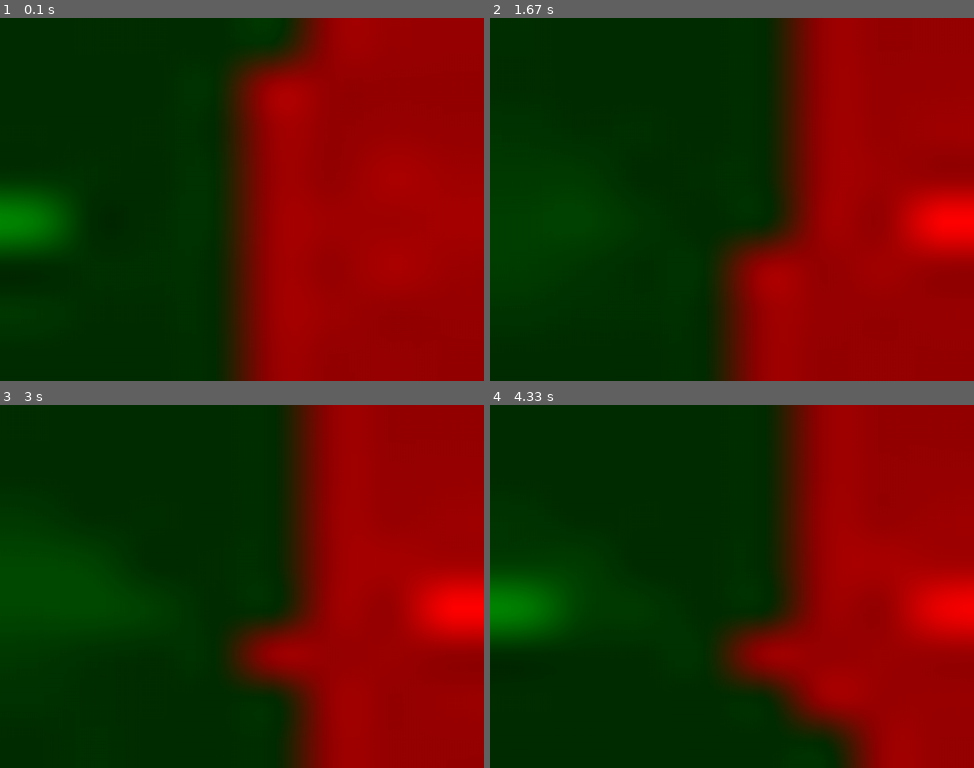
Above: before the commit, frames 1-4 (two rows, left to right).
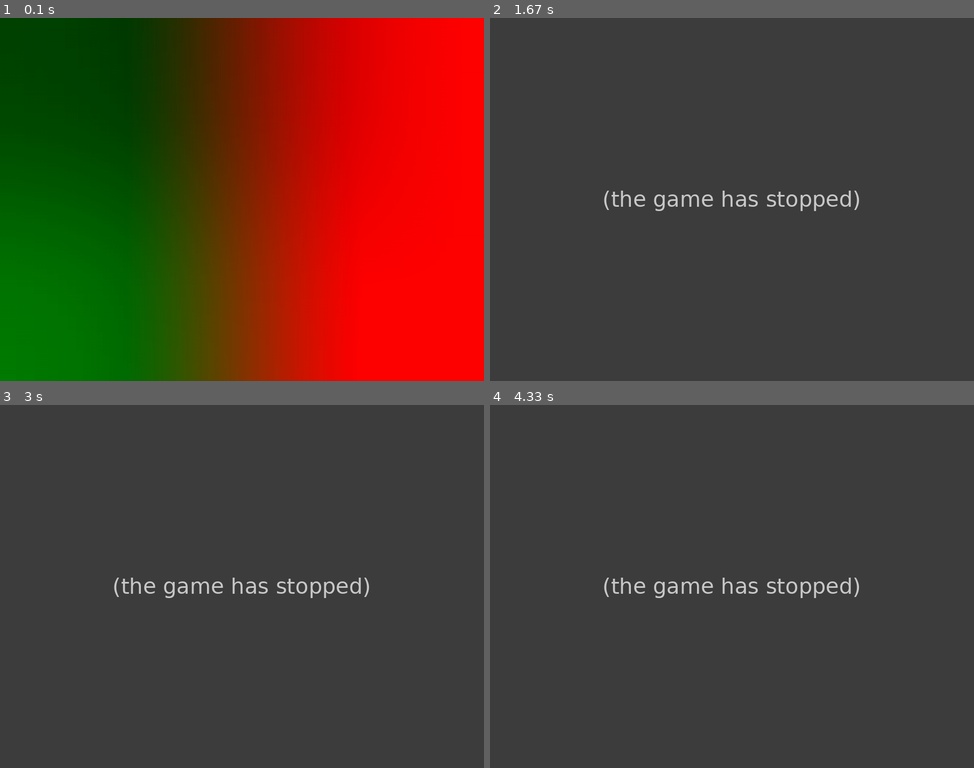
Above: after the commit, the same moments.

Repository: atlefk14/AandA
Game: pygame game, started from Pygame.py
Same seed, same stepped clock (60 frames per second), same inputs: the game is played once before the commit and once after it.
Inputs:
- Up to frame 1 (0.1 s): no input
- Up to frame 2 (1.67 s): no input
- Up to frame 3 (3 s): no input
- Up to frame 4 (4.33 s): no input

The runs differ from the first frame. In frame 1, 85% of the frame differs, in the area x 0-100%, y 0-100%; in frame 2, 100%; in frame 3, 100%; in frame 4, 100%.
After the commit the program exited at 0.65 s; later frames show no game.

Commit message:
minor changes

Diff:
--- a/Pygame.py
+++ b/Pygame.py
@@ -76,7 +76,7 @@
 
 
 def without_pauses():
-    x, y = 8, 8
+    x, y = 2, 2
 
     Germany = Nations.Nation(name='Germany', human=False)
     Russia = Nations.Nation(name='Russia', human=False, difficulty="Easy")
@@ -89,9 +89,11 @@
     width, height = 1024, 768
     screen = pygame.display.set_mode((width, height))
     i = 0
+    import time
     while True:
         game.bot()
-        if i % 10:
+        if game.winnerwinnerchickendinner():
+            print(game.turn)
             screen.fill(0)
             data = translate_to_array(game.map.board, x, y, game)
             img = Image.fromarray(data, 'RGB')
@@ -99,6 +101,18 @@
             img = pygame.surfarray.make_surface(np.array(img))
             screen.blit(pygame.transform.rotate(img, 90), (0, 0))
             pygame.display.flip()
+            pygame.time.wait(10)
+            break
+
+        if i % 15 == 0:
+            screen.fill(0)
+            data = translate_to_array(game.map.board, x, y, game)
+            img = Image.fromarray(data, 'RGB')
+            img = img.resize((1024, 768))
+            img = pygame.surfarray.make_surface(np.array(img))
+            screen.blit(pygame.transform.rotate(img, 90), (0, 0))
+            pygame.display.flip()
+            pygame.time.wait(50)
         i+=1
 
 #with_pauses()
